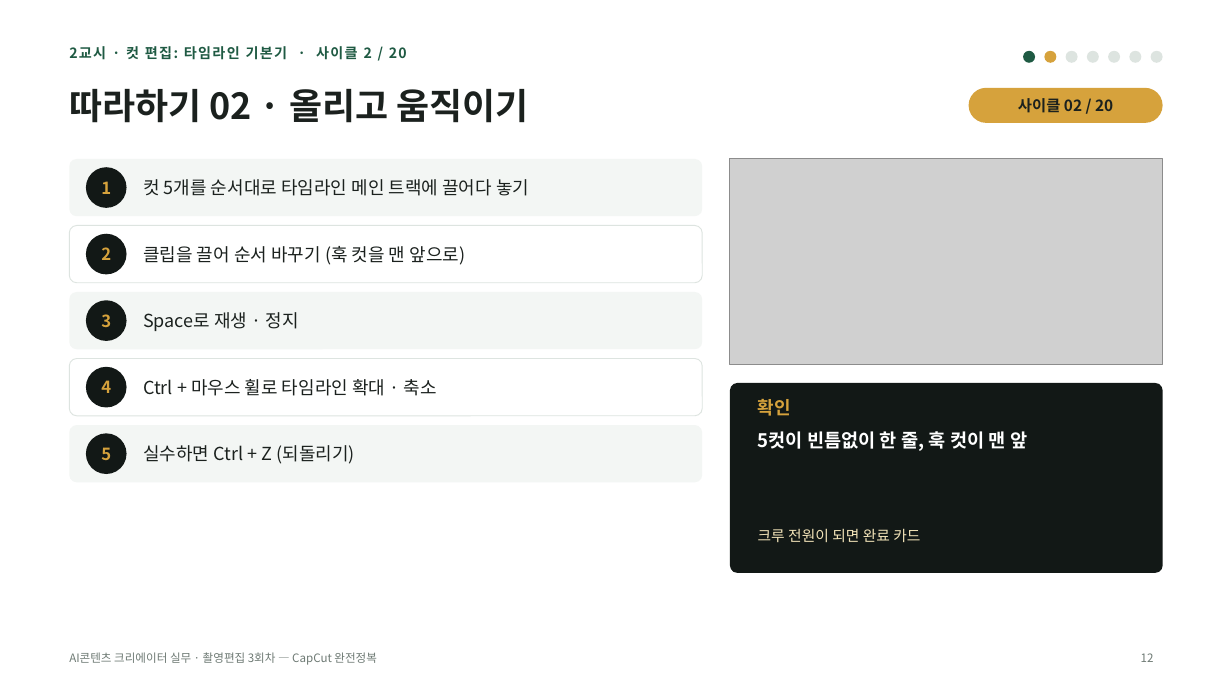
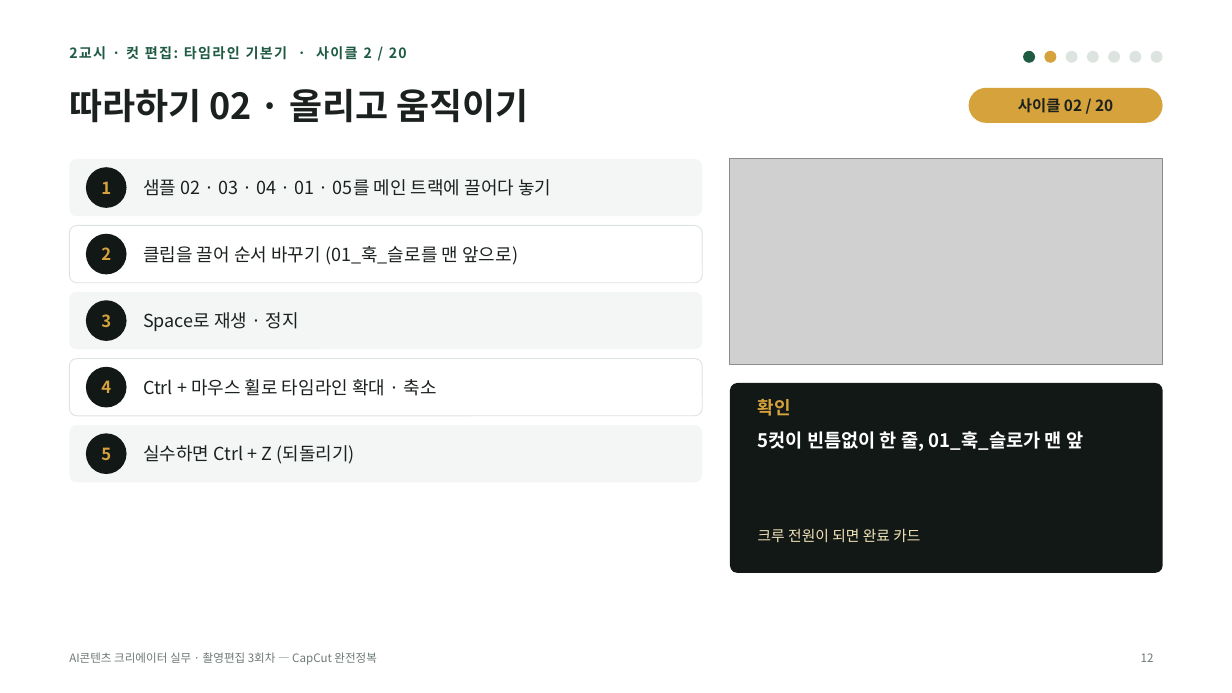
Before and after one commit to yujida/MARUBIT, a slide deck: slide 12 of lectures/03/3회차_CapCut완전정복_슬라이드.pptx. Drawn at 1232x693 pixels with LibreOffice and Linux fonts; fonts in the diff are those of the drawing; grey boxes stand for pictures. Boxes give left, top, right and bottom in pixels: in the first picture for what was removed or moved away, otherwise in the second. Text is boxed around its words. In the diff, an @@ line names an element or a change of style, - is before the commit and + after.

```diff
--- a/lectures/03/3회차_CapCut완전정복_슬라이드.pptx
+++ b/lectures/03/3회차_CapCut완전정복_슬라이드.pptx
@@ text at [143,179,551,196]: text changed @@
-컷 5개를 순서대로 타임라인 메인 트랙에 끌어다 놓기
+샘플 02 · 03 · 04 · 01 · 05를 메인 트랙에 끌어다 놓기
@@ text at [143,246,518,265]: text changed @@
-클립을 끌어 순서 바꾸기 (훅 컷을 맨 앞으로)
+클립을 끌어 순서 바꾸기 (01_훅_슬로를 맨 앞으로)
@@ text at [758,431,1083,451]: text changed @@
-5컷이 빈틈없이 한 줄, 훅 컷이 맨 앞
+5컷이 빈틈없이 한 줄, 01_훅_슬로가 맨 앞
```
Also in this commit, not shown: 22 other slides changed, 2 slides added, 4 other files.
